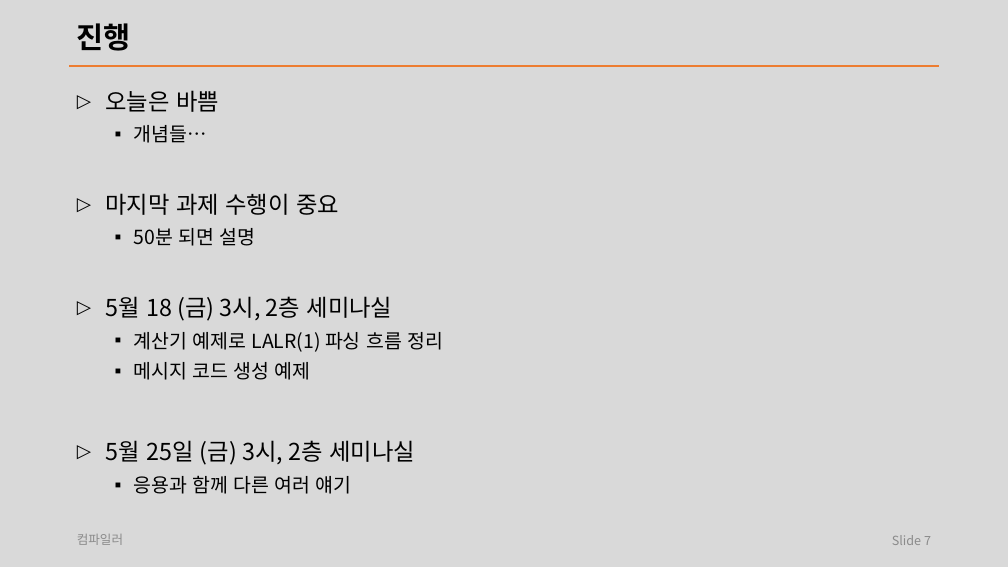
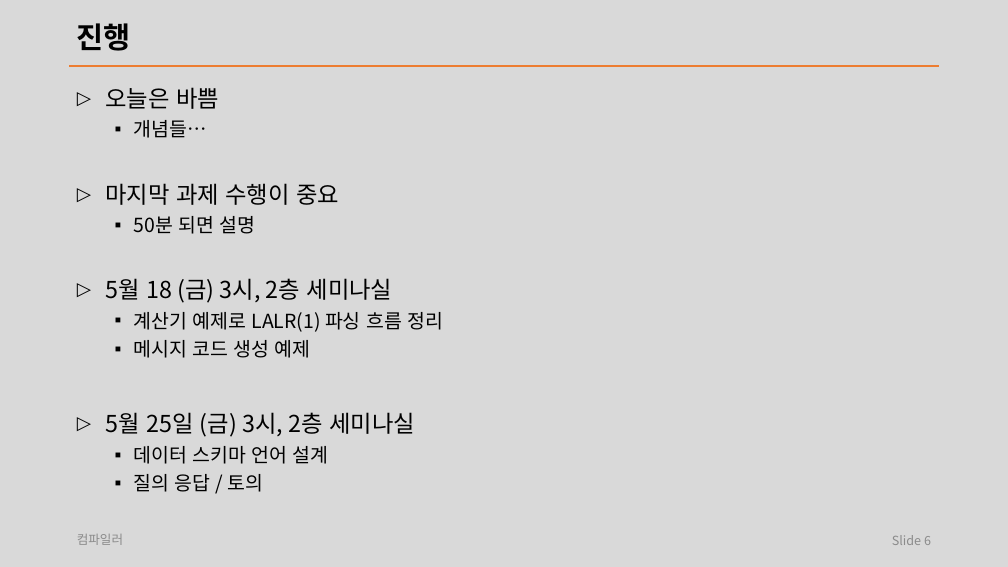
Before and after one commit to laxtools/article, a slide deck: slide 6 of programming/compiler/lecture/note_1.pptx (slide 7 before the commit). Drawn at 1008x567 pixels with LibreOffice and Linux fonts; fonts in the diff are those of the drawing. Boxes give left, top, right and bottom in pixels: in the first picture for what was removed or moved away, otherwise in the second. Text is boxed around its words. In the diff, an @@ line names an element or a change of style, - is before the commit and + after.

Commit message:
컴파일러 세미나 노트 최종 정리.

```diff
--- a/programming/compiler/lecture/note_1.pptx
+++ b/programming/compiler/lecture/note_1.pptx
@@ text at box(105, 87, 443, 437): line spacing 1.1 to 1 @@
@@ text at box(134, 446, 329, 492): text changed @@
-  ▪ 응용과 함께 다른 여러 얘기
+  ▪ 데이터 스키마 언어 설계
+  ▪ 질의 응답 / 토의
@@ page number at box(892, 535, 931, 545): text changed @@
-Slide 7
+Slide 6
```
Also in this commit, not shown: 1 slide removed.
